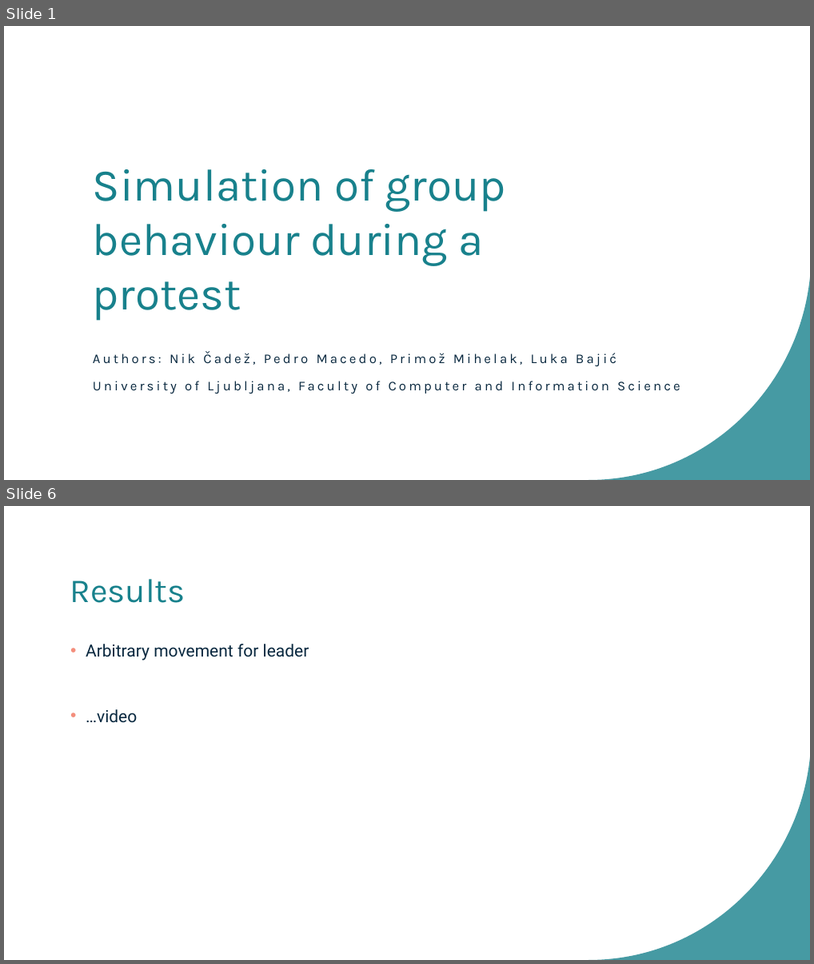
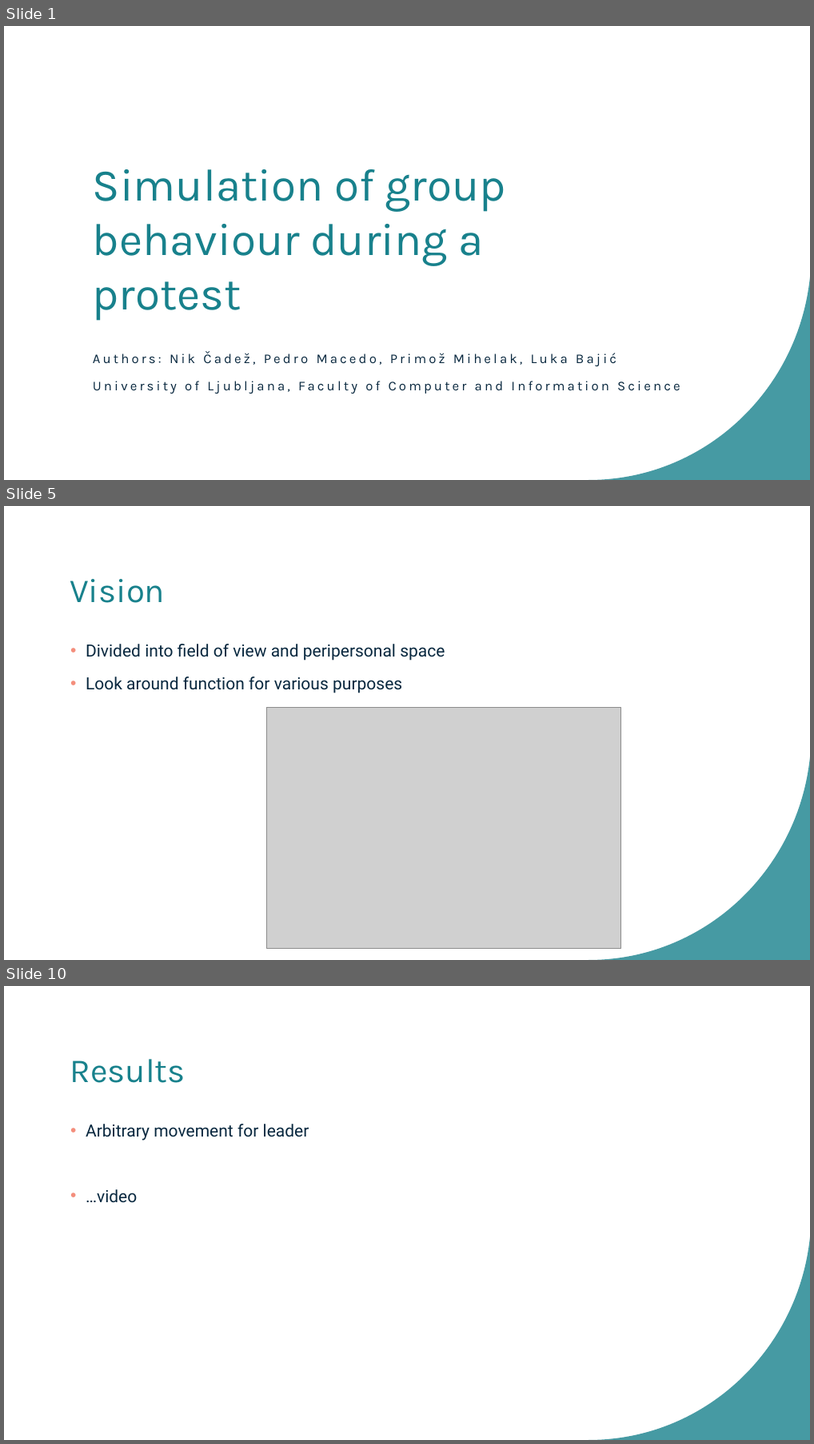
Before and after one commit to bajicluka01/CollectiveBehaviour-GroupA, a slide deck: GroupA-presentation.pptx. Shown one above the other, each under a label of ours: slides 1 and 6 before the commit, slides 1, 5 and 10 after it; the slides between them are not shown. The pictures are 814x964 and 814x1444 pixels, drawn with LibreOffice and Linux fonts; fonts in the diff are those of the drawing; grey boxes stand for pictures. Boxes give left, top, right and bottom in pixels: in the first picture for what was removed or moved away, otherwise in the second. Text is boxed around its words. In the diff, an @@ line names an element or a change of style, - is before the commit and + after.

```diff
--- a/GroupA-presentation.pptx
+++ b/GroupA-presentation.pptx
@@ slide 5 added at box(4, 506, 810, 960), background #FFFFFF; not listed: 1 template element that a slide beside it also shows @@
@@ title added at box(70, 579, 165, 603), 40 pt, text #18818C @@
+Vision
@@ text added at box(86, 644, 445, 693), 20 pt, text #09283F @@
+• Divided into field of view and peripersonal space
+• Look around function for various purposes
@@ picture added at box(267, 707, 621, 948) @@
@@ what was slide 6 is now slide 10 @@
```
Also in this commit, not shown: 5 slides changed, 3 other slides added.
